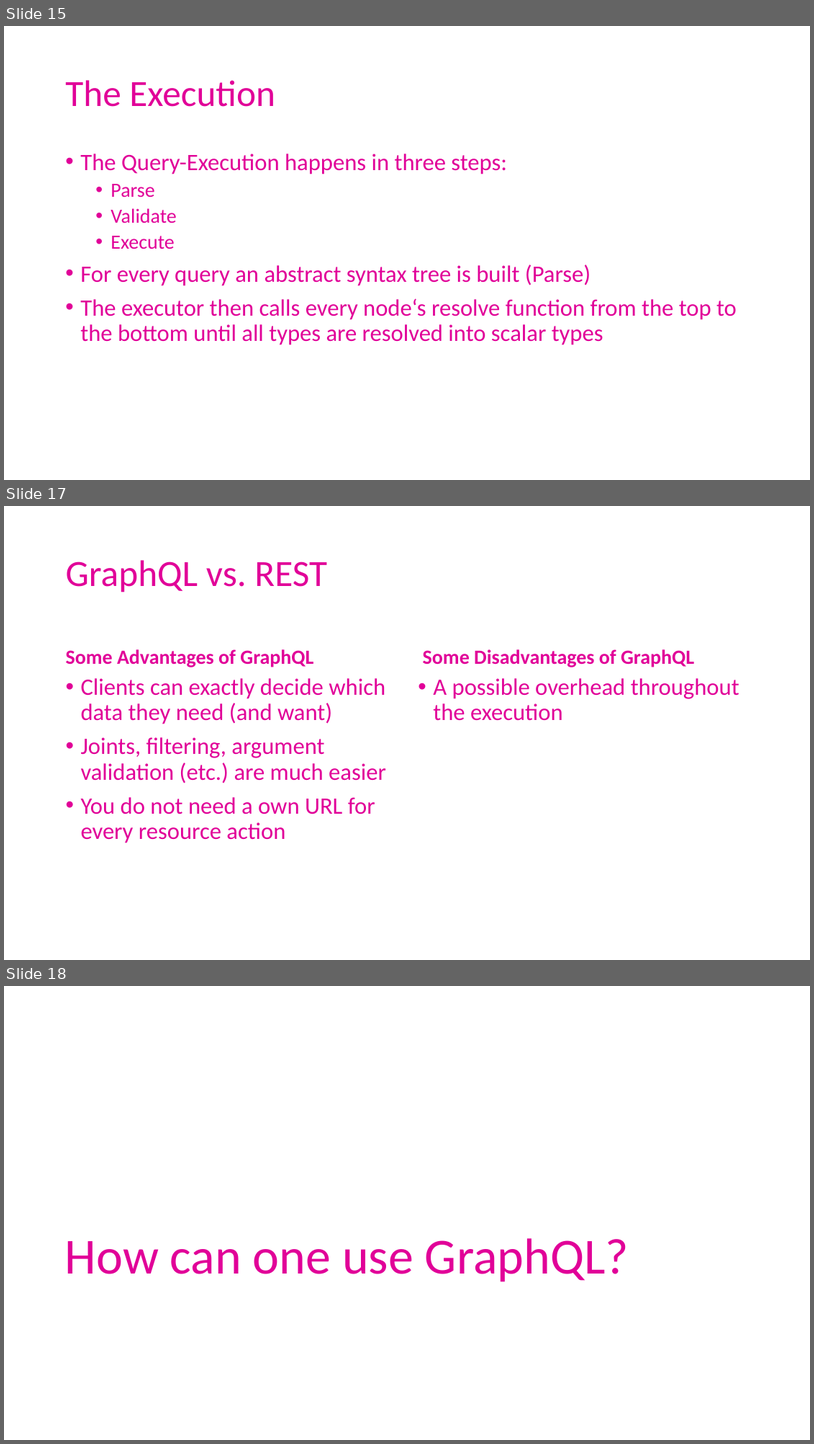
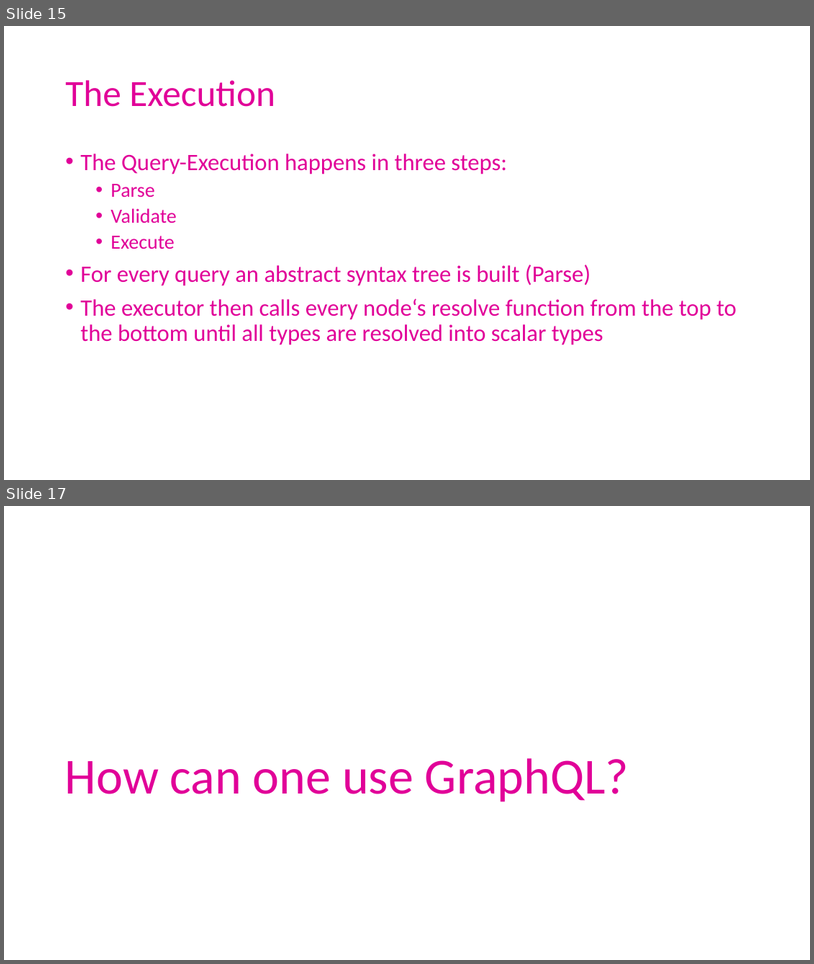
Before and after one commit to ArneSchulze/GraphQL, a slide deck: slides.pptx. Shown one above the other, each under a label of ours: slides 15, 17 and 18 before the commit, slides 15 and 17 after it; the slides between them are not shown. The pictures are 814x1444 and 814x964 pixels, drawn with LibreOffice and Linux fonts; fonts in the diff are those of the drawing. Boxes give left, top, right and bottom in pixels: in the first picture for what was removed or moved away, otherwise in the second. Text is boxed around its words. In the diff, an @@ line names an element or a change of style, - is before the commit and + after.

Commit message:
Update Presentation

```diff
--- a/slides.pptx
+++ b/slides.pptx
@@ slide 17 removed at bbox=[4, 506, 810, 960], background #FFFFFF @@
@@ title removed at bbox=[66, 560, 327, 592] @@
-GraphQL vs. REST
@@ text removed at bbox=[66, 649, 314, 667] @@
-Some Advantages of GraphQL
@@ text removed at bbox=[423, 649, 694, 667] @@
-Some Disadvantages of GraphQL
@@ text removed at bbox=[81, 678, 386, 843] @@
-• Clients can exactly decide which data they need (and want)
-• Joints, filtering, argument validation (etc.) are much easier
-• You do not need a own URL for every resource action
@@ text removed at bbox=[433, 678, 740, 721] @@
-• A possible overhead throughout the execution
@@ what was slide 18 is now slide 17 @@
```
Also in this commit, not shown: 2 slides changed, 6 slides added, 1 other slide removed, 1 other file.
